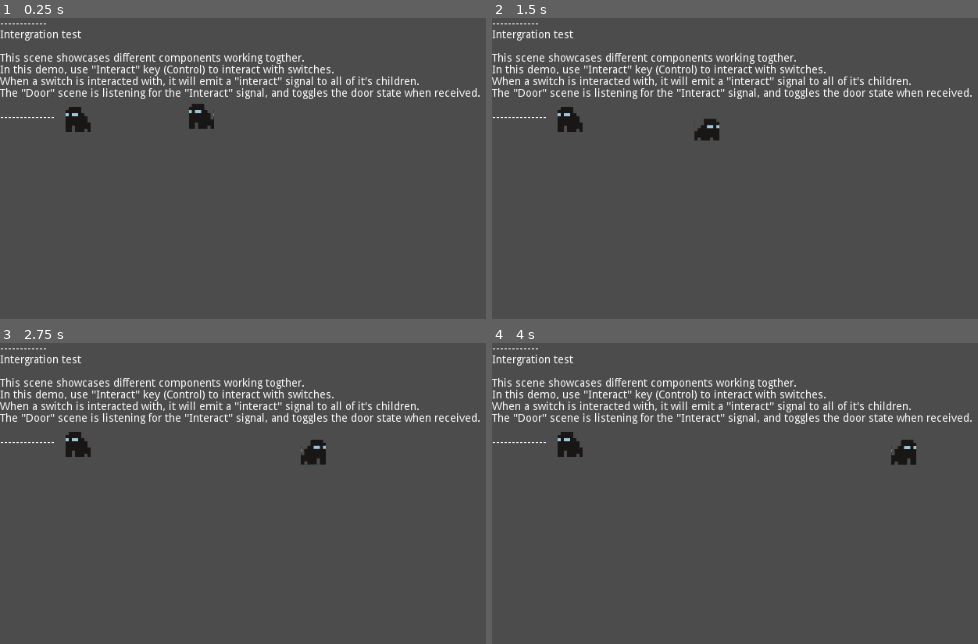
Above: before the commit, frames 1-4 (two rows, left to right).
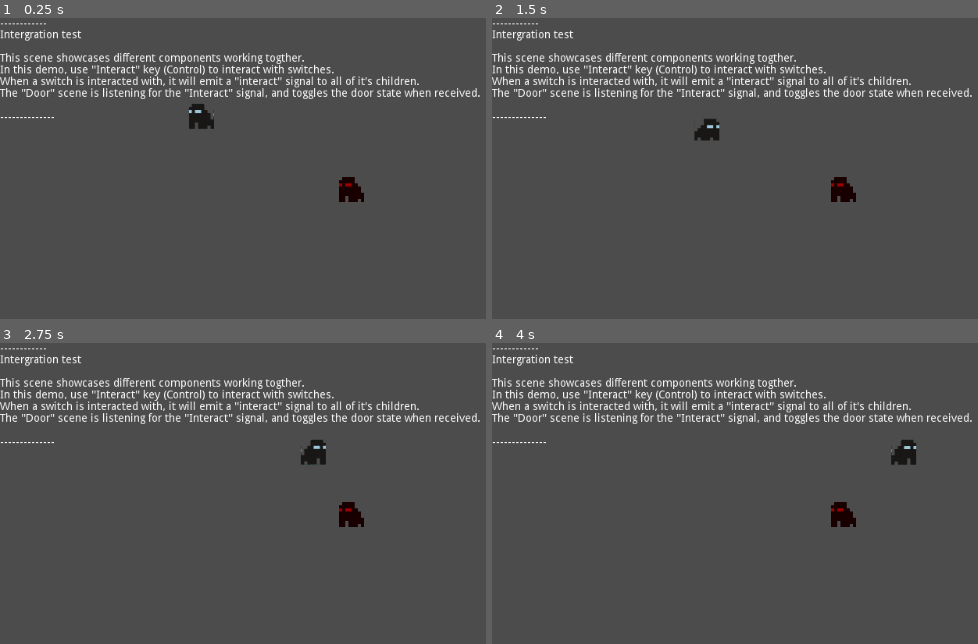
Above: after the commit, the same moments.

Repository: MxAshUp/godot-wild-jam-2
Game: Godot game, scene res://PrototypeScenes/GameplayIntegration/Test-1.tscn
Two runs of this game, one before a commit and one after it. Both use one fixed random seed, a clock stepped at 60 frames per second and the inputs below. This scene is started directly instead of the project's main scene. The engine's default icon, where the game draws it, is replaced by a stand-in: a white triangle on a blue panel in a dark square.
Inputs:
- Up to frame 1 (0.25 s): no input
- Up to frame 2 (1.5 s): tap Ctrl (interact) at 0.6, 1.35 s; tap Space (jump) at 0.77 s
- Up to frame 3 (2.75 s): tap Space (jump) at 1.52 s; tap Ctrl (interact) at 2.1 s
- Up to frame 4 (4 s): tap Ctrl (interact) at 2.85, 3.6 s; tap Space (jump) at 3.02, 3.77 s

The runs differ from the first frame. In frame 1, 0.7% of the frame differs, in the area x 13-75%, y 29-62%; in frame 2, 0.7%; in frame 3, 0.7%; in frame 4, 0.7%.

Commit message:
Update PrototypeScenes/GameplayIntegration/Test-1.tscn

Diff:
--- a/PrototypeScenes/GameplayIntegration/Test-1.tscn
+++ b/PrototypeScenes/GameplayIntegration/Test-1.tscn
@@ -25,7 +25,8 @@
 [node name="Node2D" type="Node2D"]
 
 [node name="Guard" parent="." instance=ExtResource( 1 )]
-position = Vector2( 100, 130 )
+position = Vector2( 450, 220 )
+being_controlled = true
 
 [node name="Patrol" parent="." instance=ExtResource( 2 )]
 position = Vector2( -10, 0 )
